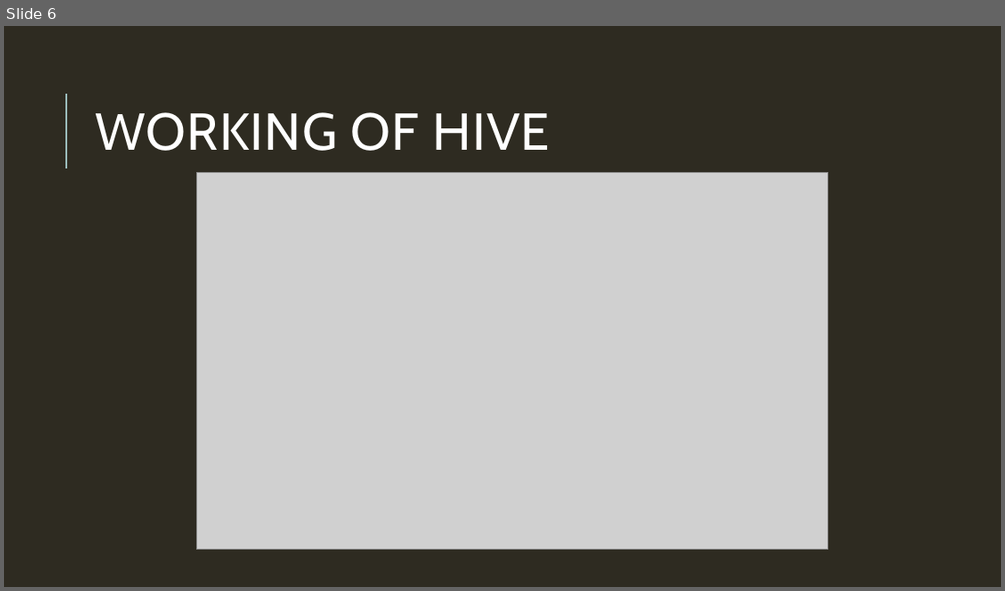
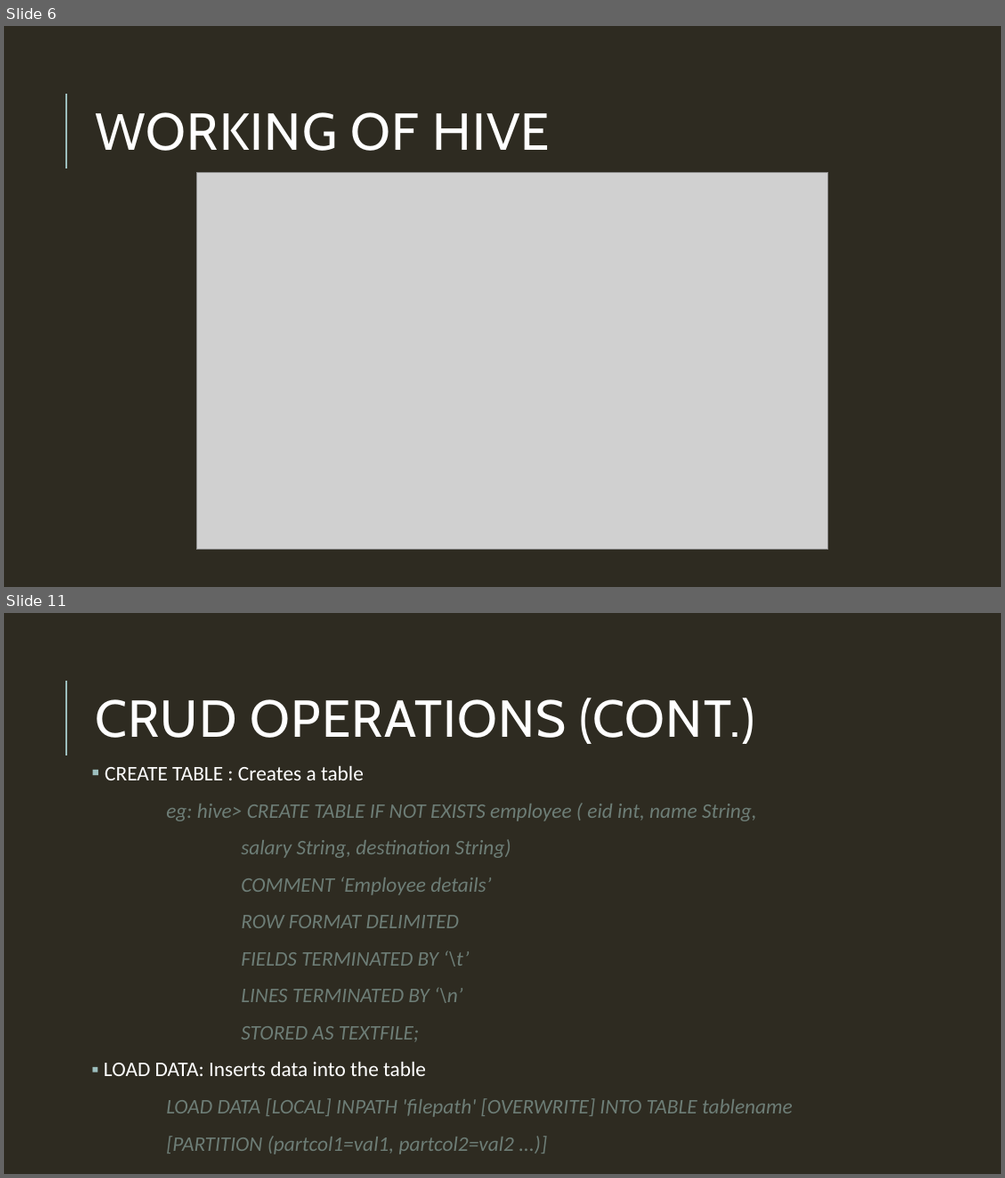
Before and after one commit to Tapadyuti1991/Hadoop-Ecosystem, a slide deck: Introduction to Hive.pptx. Shown one above the other, each under a label of ours: slide 6 before the commit, slides 6 and 11 after it; the slides between them are not shown. The pictures are 1005x591 and 1005x1178 pixels, drawn with LibreOffice and Linux fonts; fonts in the diff are those of the drawing; grey boxes stand for pictures. Boxes give left, top, right and bottom in pixels: in the first picture for what was removed or moved away, otherwise in the second. Text is boxed around its words. In the diff, an @@ line names an element or a change of style, - is before the commit and + after.

```diff
--- a/Introduction to Hive.pptx
+++ b/Introduction to Hive.pptx
@@ slide 11 added at [4, 613, 1001, 1174], background #2E2B21; not listed: 1 template element that a slide beside it also shows @@
@@ title added at [95, 698, 755, 744], 50 pt, text #FFFFFF @@
+CRUD OPERATIONS (CONT.)
@@ text added at [104, 765, 793, 1154], 20 pt, text #6D7D76, italic @@
+▪ CREATE TABLE : Creates a table
+eg: hive> CREATE TABLE IF NOT EXISTS employee ( eid int, name String,
+salary String, destination String)
+COMMENT ‘Employee details’
+ROW FORMAT DELIMITED
+FIELDS TERMINATED BY ‘\t’
+LINES TERMINATED BY ‘\n’
+STORED AS TEXTFILE;
+▪ LOAD DATA: Inserts data into the table
+LOAD DATA [LOCAL] INPATH 'filepath' [OVERWRITE] INTO TABLE tablename
+[PARTITION (partcol1=val1, partcol2=val2 ...)]
```
Also in this commit, not shown: 3 slides changed, 7 other slides added, 1 slide removed, 1 other file.
